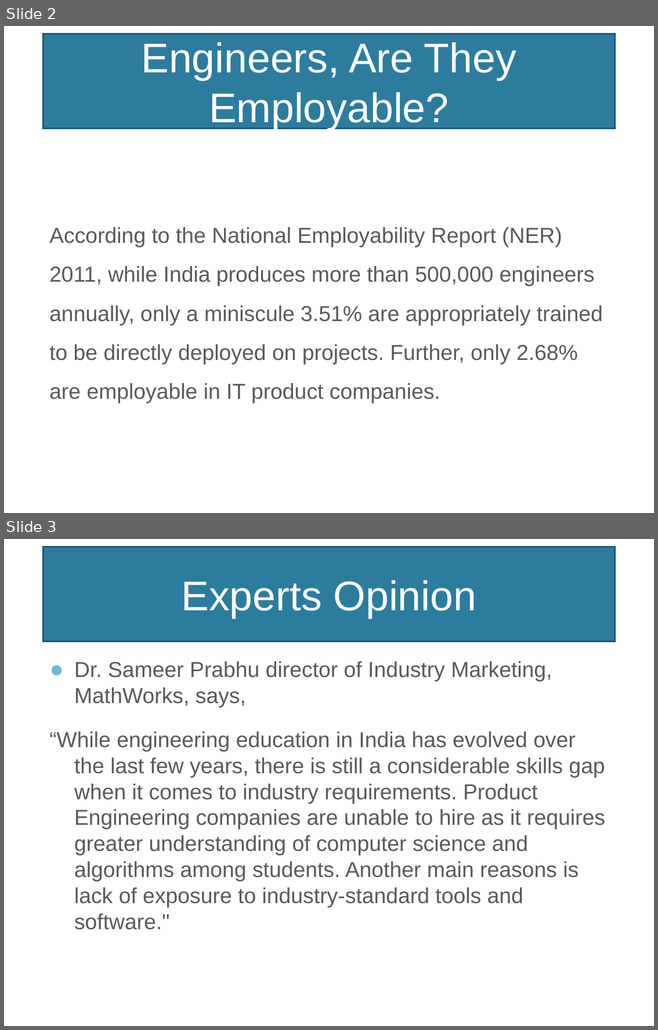
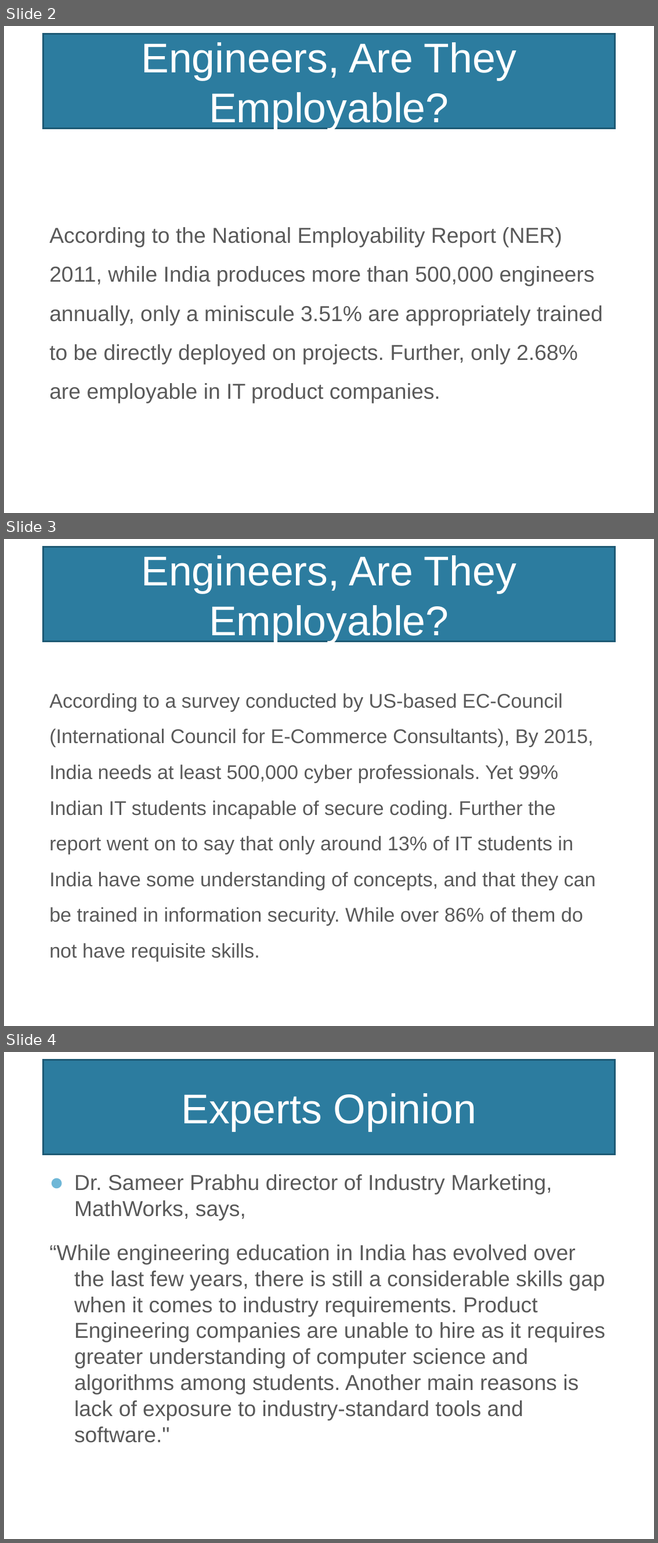
Before and after one commit to NarayanMahadevan/MakeTechEzResources, a slide deck: Documents/MakeTechEzTrainingProgrammePreso.pps. Shown one above the other, each under a label of ours: slides 2 and 3 before the commit, slides 2, 3 and 4 after it. The pictures are 658x1030 and 658x1543 pixels, drawn with LibreOffice and Linux fonts; fonts in the diff are those of the drawing; background and template pictures are left out. Boxes give left, top, right and bottom in pixels: in the first picture for what was removed or moved away, otherwise in the second. Text is boxed around its words. In the diff, an @@ line names an element or a change of style, - is before the commit and + after.

```diff
--- a/Documents/MakeTechEzTrainingProgrammePreso.pps
+++ b/Documents/MakeTechEzTrainingProgrammePreso.pps
@@ slide 3 added at (4, 539, 654, 1026), background picture (left out) @@
@@ title added at (43, 547, 614, 642), fill #2C7C9F, outline #1D5974 2.01 pt, 46 pt, text #FFFFFF @@
+Engineers, Are They Employable?
@@ text added at (49, 693, 596, 961), 22 pt, text #595959 @@
+According to a survey conducted by US-based EC-Council (International Council for E-Commerce Consultants), By 2015, India needs at least 500,000 cyber professionals. Yet 99% Indian IT students incapable of secure coding. Further the report went on to say that only around 13% of IT students in India have some understanding of concepts, and that they can be trained in information security. While over 86% of them do not have requisite skills.
@@ what was slide 3 is now slide 4 @@
```
Also in this commit, not shown: 18 other files.
